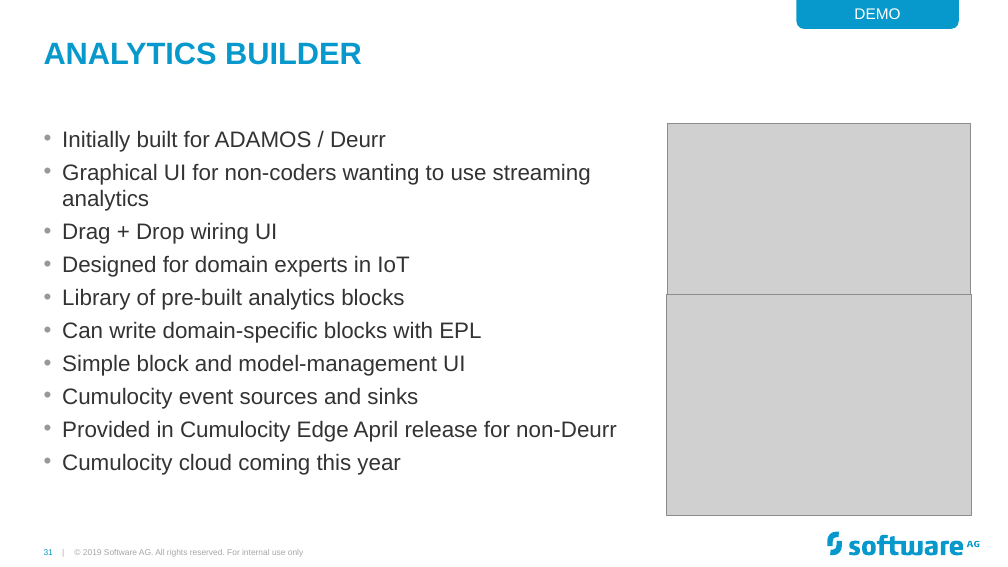
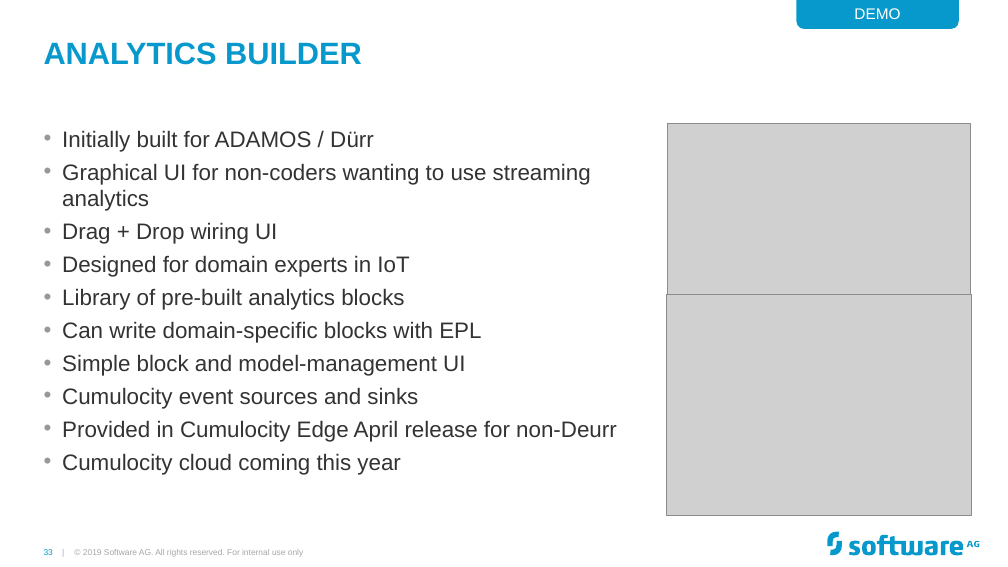
Before and after one commit to Cumulocity-IoT/apama-streaming-analytics-intro-training, a slide deck: slide 33 of Apama GAP Training.pptx (slide 31 before the commit). Drawn at 1008x567 pixels with LibreOffice and Linux fonts; fonts in the diff are those of the drawing; grey boxes stand for pictures; background and template pictures are left out. Boxes give left, top, right and bottom in pixels: in the first picture for what was removed or moved away, otherwise in the second. Text is boxed around its words. In the diff, an @@ line names an element or a change of style, - is before the commit and + after.

```diff
--- a/Apama GAP Training.pptx
+++ b/Apama GAP Training.pptx
@@ text at (x1=62, y1=130, x2=374, y2=152): text changed @@
-• Initially built for ADAMOS / Deurr
+• Initially built for ADAMOS / Dürr
```
Also in this commit, not shown: 8 other slides changed, 2 slides added, 20 other files.
